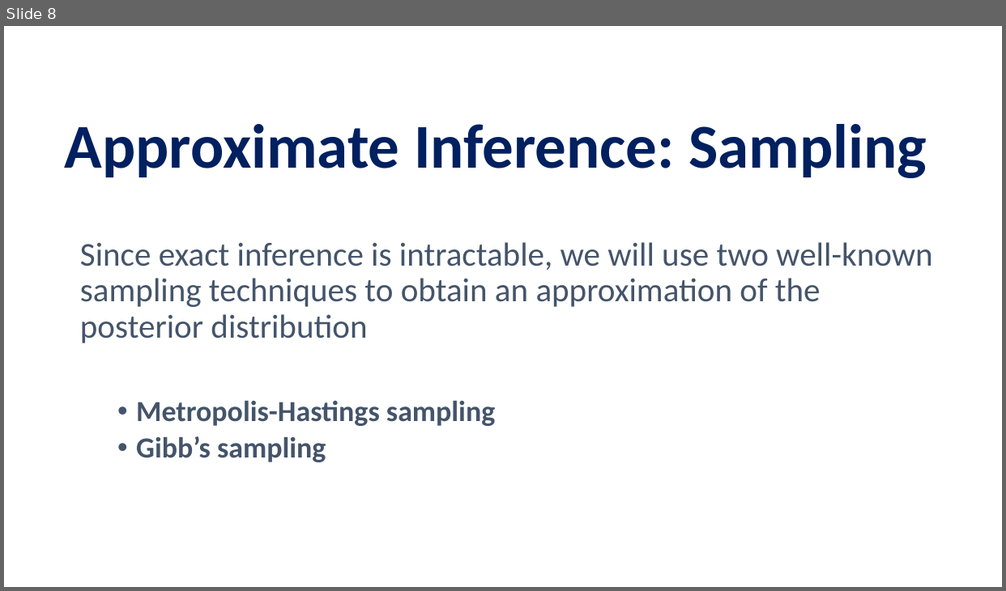
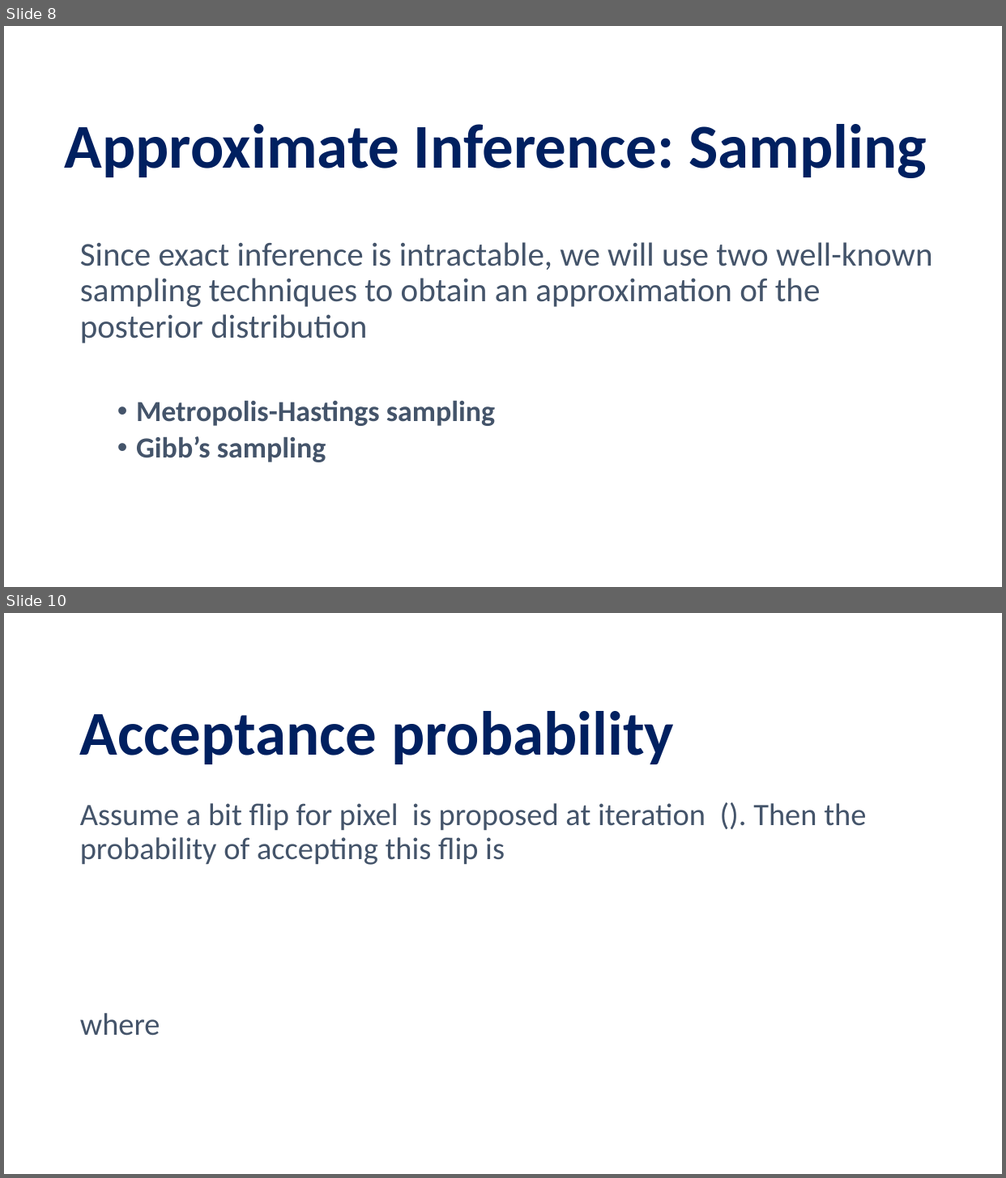
Before and after one commit to pettepiero/Ising-image-denoising, a slide deck: pml.pptm. Shown one above the other, each under a label of ours: slide 8 before the commit, slides 8 and 10 after it; the slides between them are not shown. The pictures are 1006x591 and 1006x1178 pixels, drawn with LibreOffice and Linux fonts; fonts in the diff are those of the drawing. Boxes give left, top, right and bottom in pixels: in the first picture for what was removed or moved away, otherwise in the second. Text is boxed around its words. In the diff, an @@ line names an element or a change of style, - is before the commit and + after.

```diff
--- a/pml.pptm
+++ b/pml.pptm
@@ slide 10 added at (x1=4, y1=613, x2=1002, y2=1174), background #FFFFFF @@
@@ title added at (x1=80, y1=711, x2=674, y2=764), 60 pt, text #002060, bold @@
+Acceptance probability
@@ text added at (x1=80, y1=803, x2=866, y2=1036), 30 pt, text #44546A @@
+Assume a bit flip for pixel is proposed at iteration (). Then the probability of accepting this flip is
+where
```
Also in this commit, not shown: 5 other slides changed, 11 other slides added, 9 slides removed.
